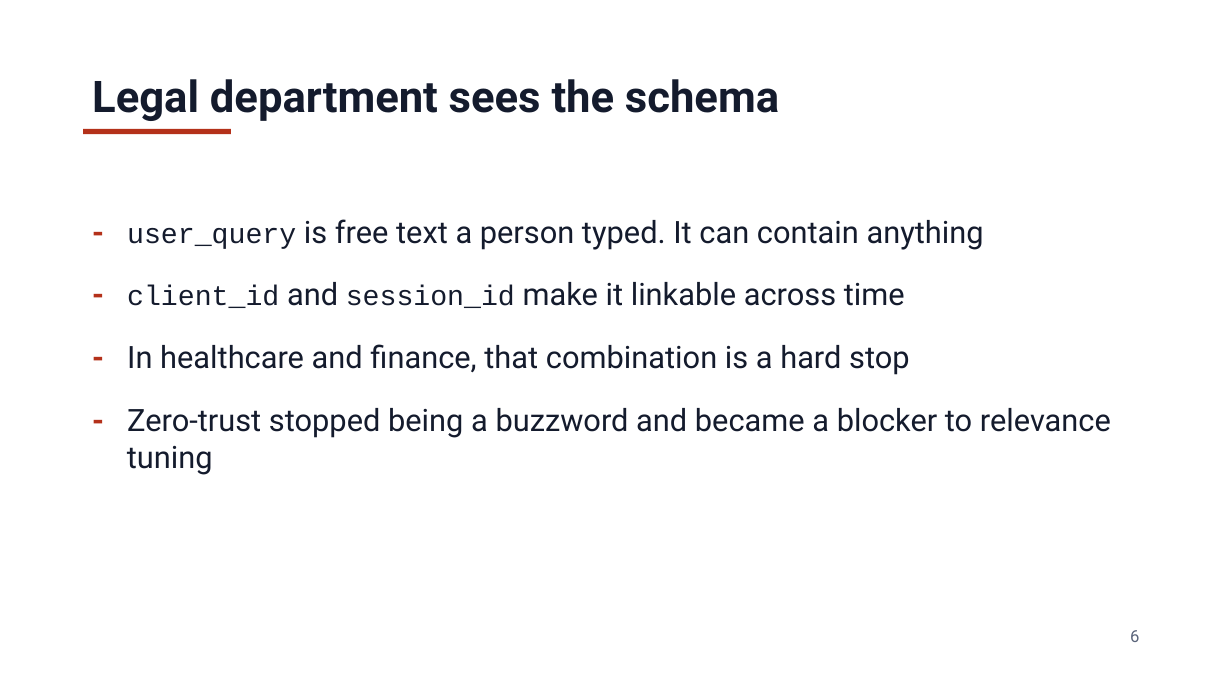
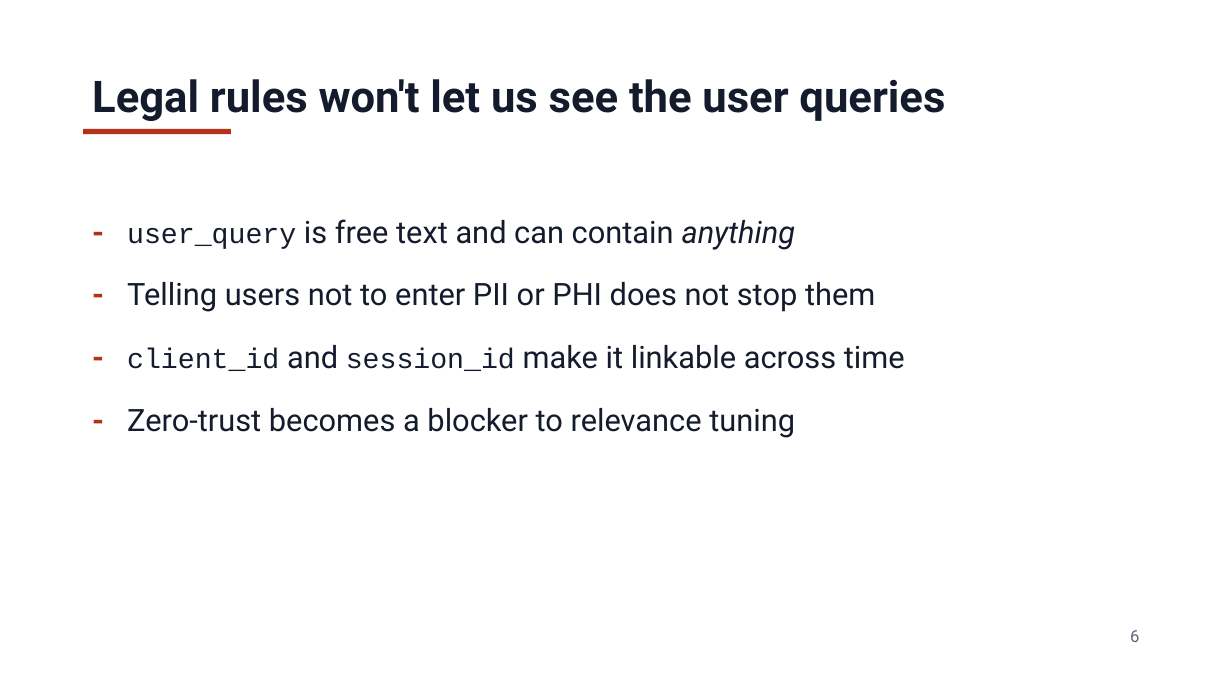
Before and after one commit to jzonthemtn/ldp-for-search, a slide deck: slide 6 of ldp_for_search_slides.pptx. Drawn at 1232x693 pixels with LibreOffice and Linux fonts; fonts in the diff are those of the drawing. Boxes give left, top, right and bottom in pixels: in the first picture for what was removed or moved away, otherwise in the second. Text is boxed around its words. In the diff, an @@ line names an element or a change of style, - is before the commit and + after.

```diff
--- a/ldp_for_search_slides.pptx
+++ b/ldp_for_search_slides.pptx
@@ text at [92, 79, 945, 121]: text changed @@
-Legal department sees the schema
+Legal rules won't let us see the user queries
@@ text at [127, 219, 875, 312]: text changed @@
-- user_query is free text a person typed. It can contain anything
+- user_query is free text and can contain anything
+- Telling users not to enter PII or PHI does not stop them
@@ text at [127, 408, 795, 438]: text changed @@
-- In healthcare and finance, that combination is a hard stop
-- Zero-trust stopped being a buzzword and became a blocker to relevance tuning
+- Zero-trust becomes a blocker to relevance tuning
```
Also in this commit, not shown: 7 other slides changed, 1 slide added, 1 slide removed, 5 other files.
